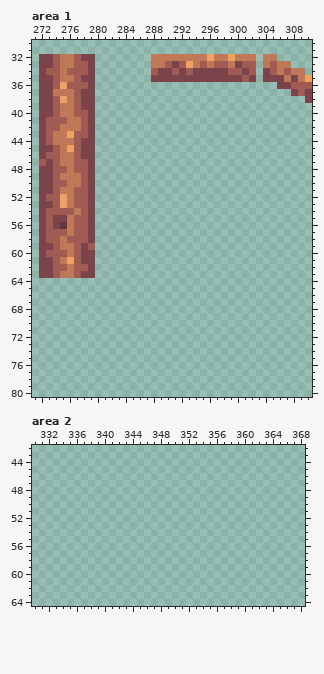
Two states of a pixel-art file, resources/textures/OverworldTileset.aseprite. This is how it looked before the edit.
512x512 pixels, 1 frame. Colours within 5 levels of each other are drawn and written as one. Shown: area 1: x 271..310, y 30..80; area 2: x 330..368, y 42..64. The commit also changed other parts of the picture, which this record leaves out.
After:
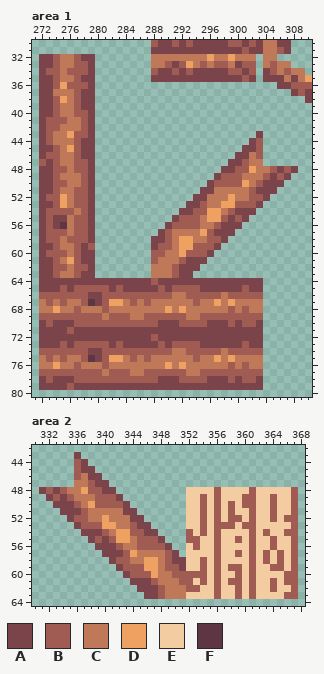
Palette (. is transparent): A #7a444a  B #a05b53  C #bf7958  D #eea160  E #f4cca1  F #5e3643
The edit:
Changed rows in their new state; - is an unchanged pixel.
Area 1:
first column x 288:
30 BAABABAAAAABBABACCAA
31 AAAAAAAAAAAAABAACCBA
first column x 272:
43 -------------------------------A-----
44 ------------------------------AB-----
45 -----------------------------AAB-----
46 ----------------------------AACB-----
47 ---------------------------AABCC-----
48 --------------------------AABBDCCBABA
49 -------------------------ABBBCCCBABA-
50 ------------------------ABBBBDCBAAA--
51 -----------------------AACCCCCBAAA---
52 ----------------------AACCCDCCBBA----
53 ---------------------AABCCDDBBBA-----
54 --------------------AABBDDCBAAA------
55 -------------------ABBBCDDBABA-------
56 ------------------ABBBBCCBAAA--------
57 -----------------ABCCCCDBAAA---------
58 ----------------AABCDDCCBBA----------
59 ----------------ABBCDDBBBA-----------
60 ----------------BBCCDBBBA------------
61 ----------------BCCCBAAA-------------
62 ----------------CCCBAAA--------------
63 ----------------CCCBAA---------------
64 AAAAAAAAAAAAAAAABAAAAAAAAAAAAAAA-----
65 AAABABBBBBABAAAAABABBBBAAAAAABAA-----
66 BBBBBBBAABBBBBBBBBBCCBBBBBCBBBBB-----
67 CBCBCCBFABDDCBCBCCCCCCBCCDCDCCCC-----
68 CCDCCBCCCBCCCCCCCCDCDCCCCCCBCBCC-----
69 BBBBBBBBBCBBBCCBBBBBBCCBBBBBBBBB-----
70 ABAAABBBBBBBBBBBBAAABBBBAAABABBA-----
71 AAAABAAAAAAAAAAAAAAAAAAAAAAAAAAA-----
72 AAAAAAAAAAAAAAAABAAAAAAAAAAAAAAA-----
73 AAABABBBBBABAAAAABABBBBAAAAAABAA-----
74 BBBBBBBAABBBBBBBBBBCCBBBBBCBBBBB-----
75 CBCBCCBFABDDCBCBCCCCCCBCCDCDCCCC-----
76 CCDCCBCCCBCCCCCCCCDCDCCCCCCBCBCC-----
77 BBBBBBBBBCBBBCCBBBBBBCCBBBBBBBBB-----
78 ABAAABBBBBBBBBBBBAAABBBBAAABABBA-----
79 AAAABAAAAAAAAAAAAAAAAAAAAAAAAAAA-----
Area 2:
first column x 331:
43 -----A-------------------------------
44 -----BA------------------------------
45 -----BAA-----------------------------
46 -----BCAA----------------------------
47 -----CCBAA---------------------------
48 ABABCCDBBAA----------EEEEBEEEEBEEEEEB
49 -ABABCCCBBBA---------EEBEBEEEBBEEBEEB
50 --AAABCDBBBBA--------EEBEBEBEBBEEBEEB
51 ---AAABCCCCCAA-------EEBEBEBEEBEEBEEB
52 ----ABBCCDCCCAA------EEBEBEBBEBEEBEBB
53 -----ABBBDDCCBAA-----EEBEBBBEBBEEEEEB
54 ------AAABCDDBBAA----BEBEBEEEEBEBEEBB
55 -------ABABDDCBBBA---BBEEBEEBEBEEBEEB
56 --------AAABCCBBBBA--EBEEBEEEEBEEBEEB
57 ---------AAABDCCCCBA-EEEEBEEBEBEBEBEB
58 ----------ABBCCDDCBAAEEBEBEEEEBEBEBEB
59 -----------ABBBDDCBBAEEBEBEBBEBEEBBEB
60 ------------ABBBDCCBBBBBEBEEBEBEEEEBB
61 -------------AAABCCCBBEBEBEBBEBEEBEBB
62 --------------AAABCCCBBEEBEEBEBEEBEEB
63 ---------------AABCCCEEEEBEEBEBEEEEBB
Where, in picture pixels (left, top, right, bottom), the same in both pictures:
added: (151, 40, 291, 54)
added: (39, 131, 298, 390)
added: (39, 452, 298, 599)
